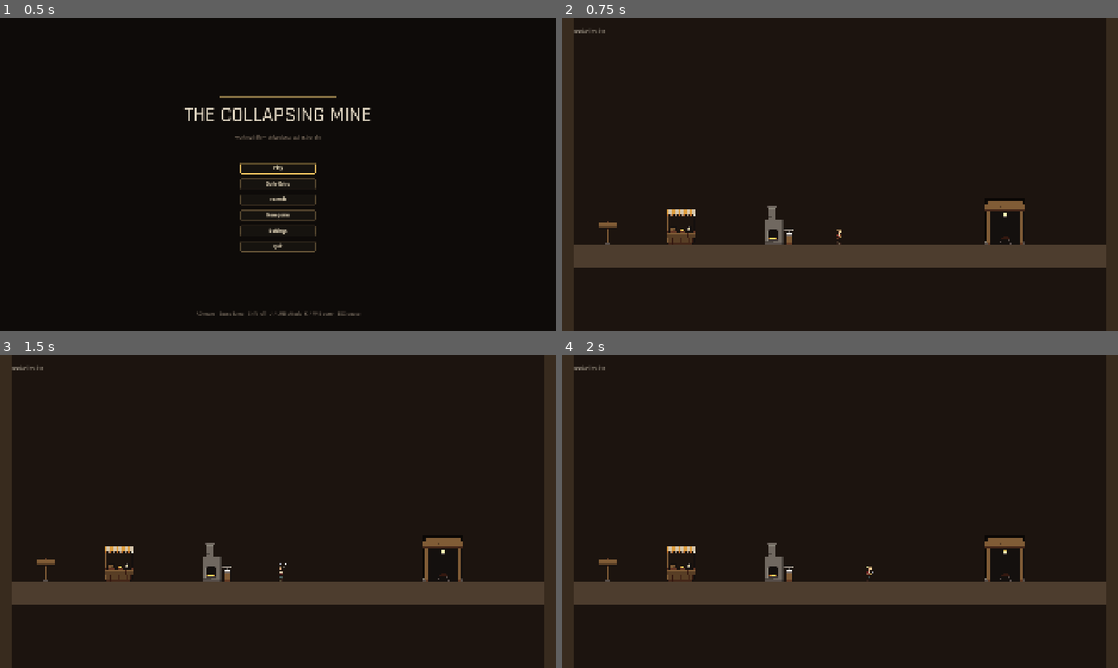
Above: before the commit, frames 1-4 (two rows, left to right).
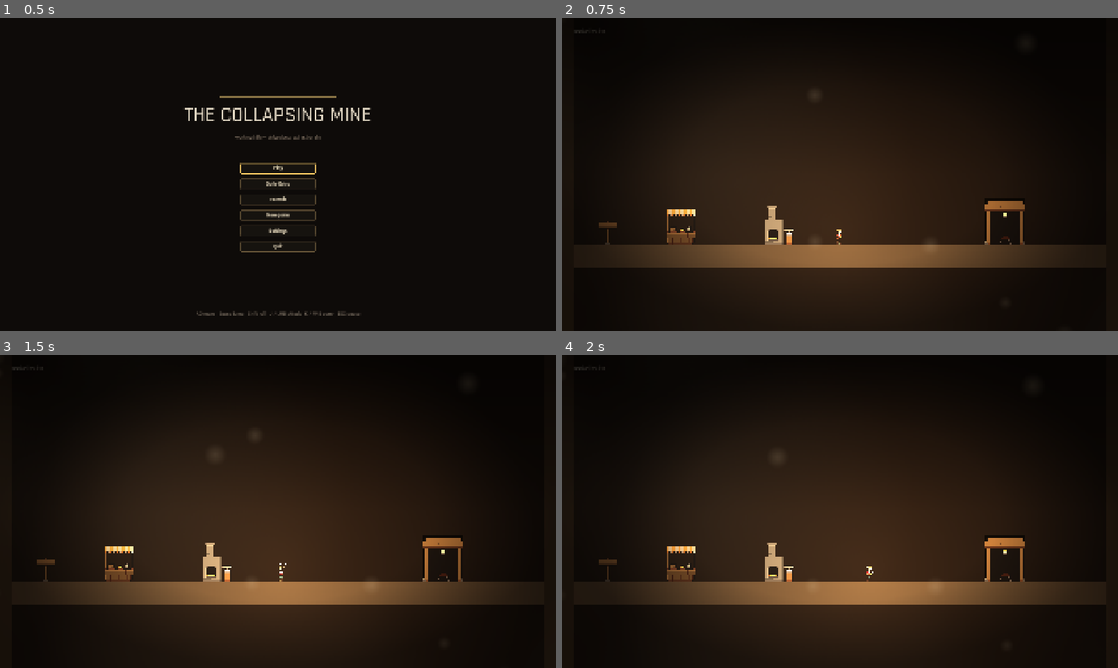
Above: after the commit, the same moments.

Repository: dlepi24/dungeon-delve
Game: Godot game, scene res://src/main/main.tscn
The game is run twice, just before and just after one commit, with the same random seed, the same clock (stepped at 60 frames per second) and the same inputs.
Inputs (mouse positions are in pixels of both pictures, inside the frame that each line leads up to):
- Up to frame 1 (0.5 s): no input
- Up to frame 2 (0.75 s): click "Play" at 0.5 s
- Up to frame 3 (1.5 s): tap Enter (ui_accept) at 1.25 s; move the mouse to (400, 495) at 1.27 s; hold D (move_right) from 1.28 s (still down); click (400, 495) at 1.35 s
- Up to frame 4 (2 s): keep holding D (move_right); tap Space (jump) at 1.52 s

Frame 1 is identical in both runs. In frame 2, 17% of the frame differs, in the area x 0-100%, y 0-100%; in frame 3, 21%; in frame 4, 21%.
Error before the commit: Invalid access to property or key 'modulate' on a base object of type 'null instance'. (res://src/hub/hub.gd:35)

Commit message:
Atmosphere pass: graded lighting, depth, dust and vignette everywhere
Rework the timid MineAtmosphere into a real scene-level art-direction pass,
in both the delve and the hub (the hub tuned warm and bright). The
CanvasModulate now both DIMS and GRADES the world so cold rock, warm timber
and tinted enemies read as one graded place instead of three asset packs;
the helmet lamp casts a real, flickering Light2D pool; a top-of-frame shadow
sinks the empty headroom into dark so it recedes instead of reading as a
flat empty canvas; two planes of drifting dust/haze give the backdrop
volume; a stronger vignette focuses the eye. All visual-only, no seeded-Rng
touch, every value exported for tuning. HUD bumped to layer 5 so the overlay
(layer 2) never dims it. Removes the hub's dead Lantern-flicker code.

Co-Authored-By: Claude Fable 5 <noreply@anthropic.com>

Diff:
--- a/src/hub/hub.gd
+++ b/src/hub/hub.gd
@@ -25,14 +25,6 @@
 @onready var _blacksmith_panel: CanvasLayer = $BlacksmithPanel
 @onready var _prompt: Label = $HubHud/Prompt
 @onready var _banked_label: Label = $HubHud/Banked
-@onready var _lantern: ColorRect = $Lantern
-
-
-## Visual only: the lantern breathes. Two incommensurate sines read as flame
-## rather than as a metronome.
-func _process(_delta: float) -> void:
-	var t: float = float(Time.get_ticks_msec()) / 1000.0
-	_lantern.modulate.a = 0.82 + 0.1 * sin(t * 9.0) + 0.08 * sin(t * 23.7)
 
 
 func _ready() -> void:
--- a/src/hub/hub.tscn
+++ b/src/hub/hub.tscn
@@ -1,7 +1,8 @@
-[gd_scene load_steps=10 format=3]
+[gd_scene load_steps=11 format=3]
 
 [ext_resource type="Script" path="res://src/hub/hub.gd" id="1"]
 [ext_resource type="Script" path="res://src/systems/baked_sprite.gd" id="8_baked"]
+[ext_resource type="Script" path="res://src/systems/mine_atmosphere.gd" id="9_atmo"]
 [ext_resource type="PackedScene" path="res://src/player/player.tscn" id="2"]
 [ext_resource type="PackedScene" path="res://src/hub/vendor_panel.tscn" id="4"]
 [ext_resource type="Script" path="res://src/systems/pickup_feedback.gd" id="5"]
@@ -142,6 +143,17 @@
 
 [node name="BlacksmithPanel" parent="." instance=ExtResource("6")]
 
+; The surface is warm and safe, so the grade is warm and only lightly dimmed,
+; the headroom sinks less than the mine's, and the same helmet lamp rides the
+; player. Same system as the delve, tuned bright.
+[node name="MineAtmosphere" type="Node" parent="."]
+script = ExtResource("9_atmo")
+darkness = Color(0.72, 0.64, 0.55, 1)
+top_shadow = 0.5
+dust_amount = 20
+haze_amount = 6
+vignette_strength = 0.42
+
 [node name="PickupFeedback" type="Node" parent="."]
 script = ExtResource("5")
 
--- a/src/systems/mine_atmosphere.gd
+++ b/src/systems/mine_atmosphere.gd
@@ -1,28 +1,60 @@
 extends Node
-## The mine's darkness: a CanvasModulate dims the world, a warm lantern light
-## rides the player, and a vignette pulls the screen edges in. Built entirely
-## from gradients at runtime — no textures on disk, so gray-box discipline
-## holds while the scene stops looking like an editor viewport.
+## The mine's atmosphere: the pass that turns "sprites on a flat dark field"
+## into a place with light, depth and a unifying grade. Built entirely from
+## gradients and particles at runtime — no textures on disk — so gray-box
+## discipline holds while the scene stops looking like an editor viewport.
 ##
-## Readability is the constraint (GDD: telegraphs ARE the combat language), so
-## the darkness is deliberately mild and every value is exported for tuning.
-## The HUD lives on CanvasLayers — separate canvases — so it stays full bright.
-
-## World tint. 1,1,1 = off. Keep it gentle: telegraph colours must survive.
-@export var darkness: Color = Color(0.58, 0.58, 0.68)
-@export var lantern_colour: Color = Color(1.0, 0.88, 0.7)
-@export var lantern_energy: float = 1.1
-## Light texture scale — roughly the glow radius in multiples of 128 px.
-@export var lantern_scale: float = 5.0
-## How dark the screen corners get. 0 disables the vignette.
-@export_range(0.0, 1.0) var vignette_strength: float = 0.4
+## Four layers, all VISUAL ONLY (never _physics_process, never the seeded Rng —
+## a ghost replay must not see any of this):
+##   1. GRADE + DARKNESS — a CanvasModulate tints AND dims the whole world
+##      canvas, so cold rock, warm timber and tinted enemies read as one graded
+##      world instead of three asset packs. The HUD is on its own canvas, so it
+##      stays full-bright.
+##   2. LIGHT — a warm lamp rides the player and casts real Light2D pools into
+##      that darkness; shrines/anchors/forges bring their own.
+##   3. DEPTH — layered drifting dust and slow haze motes give the flat backdrop
+##      volume, and a top-of-frame shadow sinks the empty headroom into dark so
+##      it recedes instead of reading as an empty canvas.
+##   4. VIGNETTE — pulls the screen edges in, focusing the eye on the action.
+##
+## Readability is the hard constraint (GDD: telegraphs ARE the combat language),
+## so the play-area ambient stays legible — the drama comes from the lit/unlit
+## CONTRAST and the sunk headroom, not from crushing the whole frame. Every
+## value is exported; Dustin tunes the mood in the inspector while playing.
+
+@export_group("Grade + darkness")
+## World tint AND dim in one: the CanvasModulate colour every world sprite is
+## multiplied by. Cool and a little dark for the delve; the hub overrides it
+## warmer and brighter. Keep the play area readable — telegraphs must survive.
+@export var darkness: Color = Color(0.46, 0.5, 0.64)
+
+@export_group("Player lamp")
+@export var lantern_colour: Color = Color(1.0, 0.86, 0.62)
+@export var lantern_energy: float = 1.7
+## Glow radius in multiples of 128 px.
+@export var lantern_scale: float = 7.0
+
+@export_group("Depth")
+## How hard the top of the frame sinks into shadow — this is what makes the
+## empty headroom recede into "deep dark cavern" instead of "flat empty wall".
+@export_range(0.0, 1.0) var top_shadow: float = 0.7
+## Fine dust motes drifting through the light. 0 disables.
+@export var dust_amount: int = 34
+## Slow, larger haze motes on a second depth plane. 0 disables.
+@export var haze_amount: int = 9
+## Warm tint of the airborne dust; picks up the lantern.
+@export var dust_colour: Color = Color(1.0, 0.9, 0.72)
+
+@export_group("Vignette")
+## How dark the screen corners get. 0 disables.
+@export_range(0.0, 1.0) var vignette_strength: float = 0.55
 
 var _lantern: PointLight2D = null
 
 
 func _ready() -> void:
-	# Deferred: the scene tree is still assembling during _ready and the
-	# modulate/vignette want to sit on the root.
+	# Deferred: the scene tree is still assembling during _ready, and the
+	# modulate/overlays want to sit on the root next to everything else.
 	_build.call_deferred()
 
 
@@ -31,9 +63,27 @@
 	cm.color = darkness
 	get_parent().add_child(cm)
 
+	# A screen-fixed overlay canvas above the world (0) but below the HUD (5),
+	# so the top shadow and vignette never dim the health bar or room counter.
+	var layer: CanvasLayer = CanvasLayer.new()
+	layer.layer = 2
+	add_child(layer)
+
+	if top_shadow > 0.0:
+		var top: TextureRect = TextureRect.new()
+		top.texture = _top_texture()
+		top.anchor_right = 1.0
+		top.anchor_bottom = 0.5
+		top.expand_mode = TextureRect.EXPAND_IGNORE_SIZE
+		top.mouse_filter = Control.MOUSE_FILTER_IGNORE
+		layer.add_child(top)
+
+	if haze_amount > 0:
+		layer.add_child(_motes(haze_amount, 46.0, 90.0, 10.0, 0.06))
+	if dust_amount > 0:
+		layer.add_child(_motes(dust_amount, 2.5, 6.0, 26.0, 0.14))
+
 	if vignette_strength > 0.0:
-		var layer: CanvasLayer = CanvasLayer.new()
-		layer.layer = 25
 		var rect: TextureRect = TextureRect.new()
 		rect.texture = _vignette_texture()
 		rect.anchor_right = 1.0
@@ -41,16 +91,15 @@
 		rect.expand_mode = TextureRect.EXPAND_IGNORE_SIZE
 		rect.mouse_filter = Control.MOUSE_FILTER_IGNORE
 		layer.add_child(rect)
-		add_child(layer)
-
-
-## The lantern follows the player; resolved lazily per the CLAUDE.md
-## _ready-order discipline, and re-attached if the player is ever rebuilt.
-## Once alive, it flickers — two incommensurate sines, same trick as the hub.
+
+
+## The lantern follows the player; resolved lazily per the CLAUDE.md _ready-order
+## discipline, and re-attached if the player is ever rebuilt. Once alive it
+## flickers — two incommensurate sines, same trick as the hub lights.
 func _process(_delta: float) -> void:
 	if _lantern != null and is_instance_valid(_lantern):
 		var t: float = float(Time.get_ticks_msec()) / 1000.0
-		_lantern.energy = lantern_energy * (0.92 + 0.06 * sin(t * 13.0) + 0.04 * sin(t * 29.3))
+		_lantern.energy = lantern_energy * (0.9 + 0.07 * sin(t * 13.0) + 0.05 * sin(t * 29.3))
 		return
 	var player: Player = get_tree().get_first_node_in_group(&"player") as Player
 	if player == null:
@@ -60,27 +109,85 @@
 	_lantern.color = lantern_colour
 	_lantern.energy = lantern_energy
 	_lantern.texture_scale = lantern_scale
-	_lantern.position = Vector2(0, -30)
+	# At the helmet, not the feet — the light source is the lamp on his head.
+	_lantern.position = Vector2(0, -46)
 	player.add_child(_lantern)
 
 
-func _light_texture() -> GradientTexture2D:
-	var gradient: Gradient = Gradient.new()
-	gradient.set_color(0, Color.WHITE)
-	gradient.set_color(1, Color.BLACK)
+## A screen-fixed drift of motes covering the viewport. Two calls make two
+## parallax planes: small/fast/near dust and big/slow/far haze. Cosmetic, so it
+## uses the particle system's own randomness, never the seeded Rng.
+func _motes(amount: int, size_min: float, size_max: float, fall: float, alpha: float) -> CPUParticles2D:
+	var p: CPUParticles2D = CPUParticles2D.new()
+	p.amount = amount
+	p.lifetime = 9.0
+	p.preprocess = 9.0
+	p.randomness = 1.0
+	# Emit across a generous screen box (design res is 1920x1080; expand shows
+	# more, so overfill). Screen-fixed layer, so this stays on camera.
+	p.position = Vector2(960, 400)
+	p.emission_shape = CPUParticles2D.EMISSION_SHAPE_RECTANGLE
+	p.emission_rect_extents = Vector2(1500, 900)
+	p.direction = Vector2(0.4, 1.0)
+	p.spread = 40.0
+	p.gravity = Vector2.ZERO
+	p.initial_velocity_min = fall * 0.6
+	p.initial_velocity_max = fall
+	p.scale_amount_min = size_min
+	p.scale_amount_max = size_max
+	p.color = Color(dust_colour.r, dust_colour.g, dust_colour.b, alpha)
+	p.texture = _mote_texture()
+	return p
+
+
+func _mote_texture() -> GradientTexture2D:
+	var gradient: Gradient = Gradient.new()
+	gradient.set_color(0, Color(1, 1, 1, 1))
+	gradient.set_color(1, Color(1, 1, 1, 0))
 	var texture: GradientTexture2D = GradientTexture2D.new()
 	texture.gradient = gradient
 	texture.fill = GradientTexture2D.FILL_RADIAL
 	texture.fill_from = Vector2(0.5, 0.5)
 	texture.fill_to = Vector2(0.5, 1.0)
+	texture.width = 16
+	texture.height = 16
+	return texture
+
+
+func _light_texture() -> GradientTexture2D:
+	var gradient: Gradient = Gradient.new()
+	# A softer falloff than linear: a bright core that fades gently, so the pool
+	# has a centre and an edge rather than a hard disc.
+	gradient.offsets = PackedFloat32Array([0.0, 0.45, 1.0])
+	gradient.colors = PackedColorArray([Color.WHITE, Color(1, 1, 1, 0.55), Color(1, 1, 1, 0)])
+	var texture: GradientTexture2D = GradientTexture2D.new()
+	texture.gradient = gradient
+	texture.fill = GradientTexture2D.FILL_RADIAL
+	texture.fill_from = Vector2(0.5, 0.5)
+	texture.fill_to = Vector2(0.5, 1.0)
 	texture.width = 256
 	texture.height = 256
 	return texture
 
 
+## A vertical dark band along the top of the frame — the headroom sinks into it.
+func _top_texture() -> GradientTexture2D:
+	var gradient: Gradient = Gradient.new()
+	gradient.offsets = PackedFloat32Array([0.0, 1.0])
+	gradient.colors = PackedColorArray([Color(0, 0, 0, top_shadow), Color(0, 0, 0, 0)])
+	var texture: GradientTexture2D = GradientTexture2D.new()
+	texture.gradient = gradient
+	texture.fill = GradientTexture2D.FILL_LINEAR
+	texture.fill_from = Vector2(0.5, 0.0)
+	texture.fill_to = Vector2(0.5, 1.0)
+	texture.width = 8
+	texture.height = 256
+	return texture
+
+
 func _vignette_texture() -> GradientTexture2D:
 	var gradient: Gradient = Gradient.new()
-	gradient.offsets = PackedFloat32Array([0.0, 0.62, 1.0])
+	gradient.offsets = PackedFloat32Array([0.0, 0.58, 1.0])
 	gradient.colors = PackedColorArray([
 		Color(0, 0, 0, 0), Color(0, 0, 0, 0), Color(0, 0, 0, vignette_strength),
 	])
--- a/src/ui/hud.tscn
+++ b/src/ui/hud.tscn
@@ -54,6 +54,9 @@
 corner_radius_bottom_left = 4
 
 [node name="Hud" type="CanvasLayer"]
+; Above the atmosphere overlay (layer 2) so the vignette and top shadow never
+; dim the HUD; still below the door choice (8) and pause menu (10).
+layer = 5
 script = ExtResource("1_hud")
 
 ; One backdrop panel so the cluster reads as a HUD, not floating debug text.
